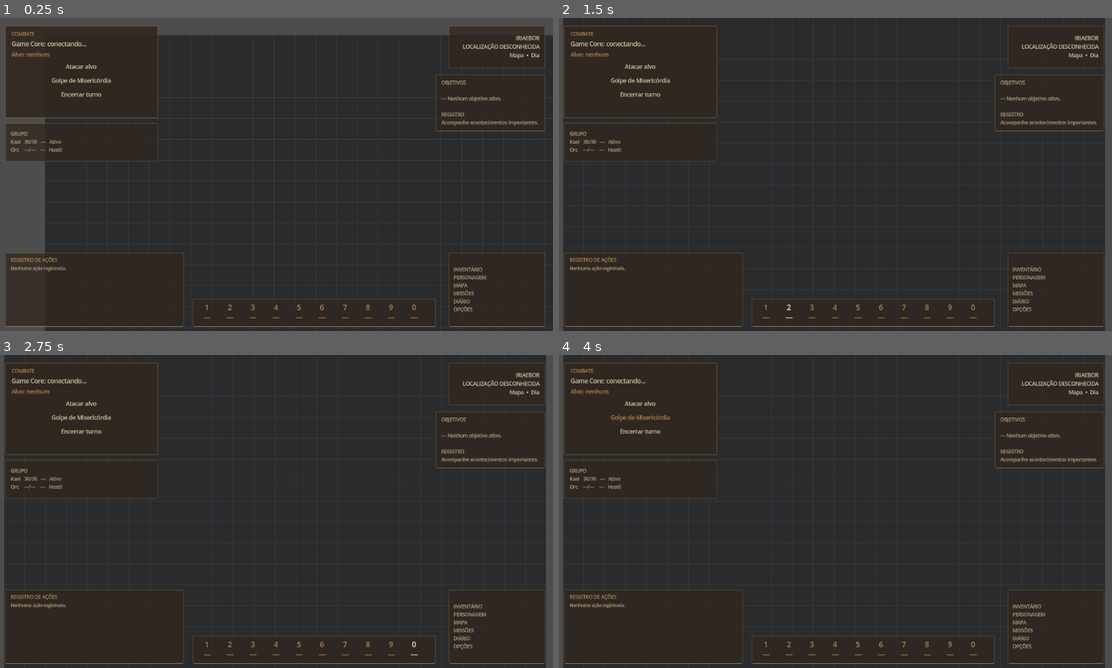
Above: before the commit, frames 1-4 (two rows, left to right).
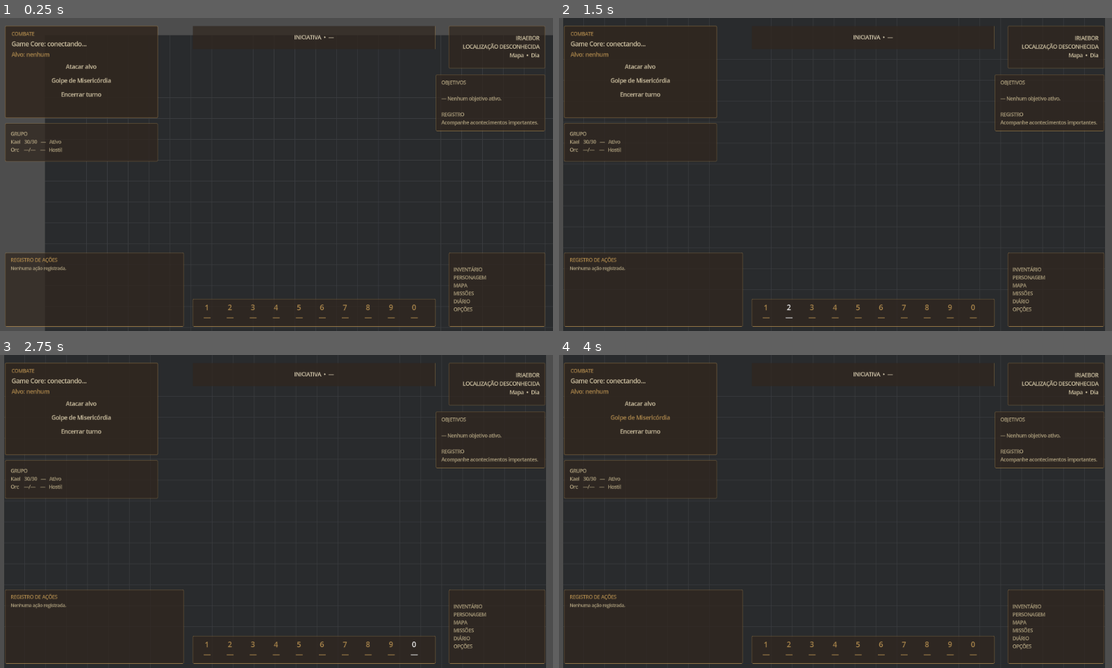
Above: after the commit, the same moments.

Repository: wchichura-maker/dnd
Game: Godot game, scene res://scenes/Main.tscn
Same seed, same stepped clock (60 frames per second), same inputs: the game is played once before the commit and once after it.
Inputs:
- Up to frame 1 (0.25 s): no input
- Up to frame 2 (1.5 s): click "1 —" at 0.5 s; click "2 —" at 1.25 s
- Up to frame 3 (2.75 s): click "0 —" at 2 s
- Up to frame 4 (4 s): click "Atacar alvo" at 2.75 s; click "Golpe de Misericórdia" at 3.5 s

The runs differ from the first frame. In frame 1, 1.3% of the frame differs, in the area x 34-79%, y 2-10%; in frame 2, less than 0.1%; in frame 3, less than 0.1%; in frame 4, less than 0.1%.

Commit message:
feat(godot): integrar combate visual, grupo e hotbar

Diff:
--- a/godot/scripts/Main.gd
+++ b/godot/scripts/Main.gd
@@ -13,6 +13,17 @@
 var latest_state: Dictionary = {}
 var latest_action_log: Array = []
 var death_screen_shown: bool = false
+var initiative_panel: PanelContainer
+var initiative_label: Label
+
+const PAPER_LIGHT := Color("e1d5b8")
+const PAPER_BURNED := Color("d6c9a8")
+const PAPER_SHADOW := Color("b5a383")
+const WOOD_DARK := Color("30261e")
+const GOLD := Color("b08a4d")
+const SUCCESS := Color("65704d")
+const FAILURE := Color("93483d")
+const MAGIC := Color("526878")
 
 func _ready() -> void:
 	adapter = GameEntityAdapter.new()
@@ -31,11 +42,54 @@
 	$CombatHUD/Panel/Margin/VBox/EndTurn.pressed.connect(_on_end_turn)
 	$DeathOverlay/Center/VBox/Spectator.pressed.connect(_on_spectator)
 	$DeathOverlay/Center/VBox/NewCharacter.pressed.connect(_on_new_character)
+	_setup_initiative_panel()
+	_setup_hotbar()
 	$DeathOverlay.visible = false
-	_set_debug_status("Game Core: conectando...\nClique esquerdo: mover / selecionar alvo\nClique direito: selecionar alvo")
+	_set_debug_status("Game Core: conectando...")
 	game_core.request_state()
 
+func _setup_initiative_panel() -> void:
+	initiative_panel = PanelContainer.new()
+	initiative_panel.name = "InitiativePanel"
+	initiative_panel.position = Vector2(450, 18)
+	initiative_panel.size = Vector2(560, 54)
+	initiative_panel.mouse_filter = Control.MOUSE_FILTER_IGNORE
+	var style := StyleBoxFlat.new()
+	style.bg_color = Color(WOOD_DARK, 0.72)
+	style.border_width_left = 1
+	style.border_width_top = 1
+	style.border_width_right = 1
+	style.border_width_bottom = 1
+	style.border_color = Color(GOLD, 0.45)
+	initiative_panel.add_theme_stylebox_override("panel", style)
+	$CombatHUD.add_child(initiative_panel)
+	var margin := MarginContainer.new()
+	margin.add_theme_constant_override("margin_left", 12)
+	margin.add_theme_constant_override("margin_right", 12)
+	margin.add_theme_constant_override("margin_top", 7)
+	margin.add_theme_constant_override("margin_bottom", 7)
+	initiative_panel.add_child(margin)
+	initiative_label = Label.new()
+	initiative_label.add_theme_color_override("font_color", PAPER_LIGHT)
+	initiative_label.add_theme_font_size_override("font_size", 12)
+	initiative_label.horizontal_alignment = HORIZONTAL_ALIGNMENT_CENTER
+	initiative_label.vertical_alignment = VERTICAL_ALIGNMENT_CENTER
+	initiative_label.text = "INICIATIVA  •  —"
+	margin.add_child(initiative_label)
+
+func _setup_hotbar() -> void:
+	var slots := $CombatHUD/Hotbar/Margin/Slots
+	for child in slots.get_children():
+		if child is Button:
+			(child as Button).focus_mode = Control.FOCUS_NONE
+
 func _unhandled_input(event: InputEvent) -> void:
+	if event is InputEventKey and (event as InputEventKey).pressed and not (event as InputEventKey).echo:
+		var key := (event as InputEventKey).keycode
+		match key:
+			KEY_1: _on_attack()
+			KEY_2: _on_coup_de_grace()
+			KEY_0: _on_end_turn()
 	if event is InputEventMouseButton:
 		var mouse_event := event as InputEventMouseButton
 		if mouse_event.button_index == MOUSE_BUTTON_RIGHT and mouse_event.pressed:
@@ -174,12 +228,62 @@
 	var movement_budget := int(presentation.get("movementBudget", 0))
 	var hp := int(player_entity.get("hp", 0))
 	var max_hp := int(player_entity.get("maxHp", 0))
-	$CombatHUD/Panel/Margin/VBox/Status.text = "Modo: %s\nTurno: %s\nKael: HP %d/%d  Movimento %d" % [mode, active_name if not active_name.is_empty() else "—", hp, max_hp, movement_budget]
+	$CombatHUD/Panel/Margin/VBox/Header.text = "COMBATE" if mode == "COMBAT" else ("ENCONTRO" if mode == "ENCOUNTER" else "EXPLORAÇÃO")
+	$CombatHUD/Panel/Margin/VBox/Status.text = "Turno: %s\nKael  HP %d/%d  Movimento %d" % [active_name if not active_name.is_empty() else "—", hp, max_hp, movement_budget]
+	$CombatHUD/Panel/Margin/VBox/EndTurn.disabled = mode == "EXPLORATION" or active_id != PLAYER_ID
 	_update_attack_button()
 	_update_coup_de_grace_button()
-	$CombatHUD/Panel/Margin/VBox/EndTurn.disabled = mode == "EXPLORATION" or active_id != PLAYER_ID
 	_update_target_label()
+	_update_party_panel(state, active_id)
+	_update_initiative_panel(combat, state, mode)
+	_update_hotbar(mode, active_id)
 	_update_action_log()
+
+func _update_party_panel(state: Dictionary, active_id: String) -> void:
+	var label: Label = $CombatHUD/PartyPanel/Margin/Label
+	var lines: Array[String] = ["GRUPO"]
+	for entity_variant in state.get("entities", []) as Array:
+		if not entity_variant is Dictionary: continue
+		var entity := entity_variant as Dictionary
+		if str(entity.get("type", "NPC")) != "PLAYER": continue
+		var entity_id := str(entity.get("id", ""))
+		var name := str(entity.get("name", entity_id))
+		var hp := int(entity.get("hp", 0))
+		var max_hp := int(entity.get("maxHp", 0))
+		var marker := "ATIVO" if entity_id == active_id else ""
+		lines.append("%s   %d/%d   %s" % [name, hp, max_hp, marker])
+	if lines.size() == 1: lines.append("Nenhum membro visível.")
+	label.text = "\n".join(lines)
+
+func _update_initiative_panel(combat: Dictionary, state: Dictionary, mode: String) -> void:
+	if initiative_panel == null: return
+	initiative_panel.visible = mode == "INITIATIVE" or mode == "COMBAT"
+	if not initiative_panel.visible: return
+	var order := combat.get("turnOrder", []) as Array
+	var current_index := int(combat.get("currentTurnIndex", 0))
+	var parts: Array[String] = []
+	for index in range(order.size()):
+		var id := str(order[index])
+		var name := id
+		for entity_variant in state.get("entities", []) as Array:
+			if entity_variant is Dictionary and str((entity_variant as Dictionary).get("id", "")) == id:
+				name = str((entity_variant as Dictionary).get("name", id))
+				break
+			parts.append(("> " if index == current_index else "") + name)
+	initiative_label.text = "INICIATIVA  •  " + "  |  ".join(parts)
+
+func _update_hotbar(mode: String, active_id: String) -> void:
+	var slots := $CombatHUD/Hotbar/Margin/Slots
+	var can_act := mode == "COMBAT" and active_id == PLAYER_ID
+	var attack_slot: Button = slots.get_node("Slot1")
+	var coup_slot: Button = slots.get_node("Slot2")
+	var end_slot: Button = slots.get_node("Slot10")
+	attack_slot.text = "1\nATAQUE"
+	coup_slot.text = "2\nCOUP"
+	end_slot.text = "0\nFIM"
+	attack_slot.disabled = not can_act or selected_target_id.is_empty()
+	coup_slot.disabled = not can_act or not _is_selected_target_helpless()
+	end_slot.disabled = not can_act
 
 func _update_attack_button() -> void:
 	var combat := latest_state.get("combat", {}) as Dictionary
@@ -191,7 +295,7 @@
 func _update_action_log() -> void:
 	var label: Label = $CombatHUD/ActionLogPanel/Margin/VBox/ActionLog
 	var lines: Array[String] = []
-	var start_index := maxi(0, latest_action_log.size() - 6)
+	var start_index := maxi(0, latest_action_log.size() - 5)
 	for index in range(start_index, latest_action_log.size()):
 		var entry_variant: Variant = latest_action_log[index]
 		if not entry_variant is Dictionary: continue
@@ -206,22 +310,20 @@
 			var data := data_variant as Dictionary
 			if data.has("attack"):
 				var attack := data.get("attack", {}) as Dictionary
-				detail_lines.append("d20=%s + %s = %s | %s | dano=%s" % [str(attack.get("roll", "?")), str …(207 unchanged characters)…
+				detail_lines.append("d20 %s + %s = %s | %s | D %s" % [str(attack.get("roll", "?")), str …(207 unchanged characters)…
 			if data.has("opportunityAttacks") and data.get("opportunityAttacks") is Array:
 				for a_variant in data.get("opportunityAttacks", []) as Array:
 					if a_variant is Dictionary:
 						var a := a_variant as Dictionary
-						detail_lines.append("AO d20=%s + %s = %s | %s | dano=%s | HP %s→%s" % [str(a.get("roll", "?")), str(a.get("attackBonus", "?")), str(a.get("total", "?")), "CRÍTICO" if bool(a.get("critical", false)) else ("ACERTO" if bool(a.get("hit", false)) else "ERRO"), str(a.get("damage", 0)), str(a.get("hpBefore", "?")), str(a.get("hpAfter", "?"))])
-			if data.has("fortitudeRoll"):
-				detail_lines.append("Fortitude d20=%s" % str(data.get("fortitudeRoll", "?")))
+						detail_lines.append("AO d20 %s + %s = %s | D %s" % [str(a.get("roll", "?")), str(a.get("attackBonus", "?")), str(a.get("total", "?")), str(a.get("damage", 0))])
+			if data.has("fortitudeRoll"): detail_lines.append("Fortitude d20 %s" % str(data.get("fortitudeRoll", "?")))
 		var log_messages_variant: Variant = entry.get("logMessages", [])
 		if log_messages_variant is Array:
 			for log_message in log_messages_variant as Array:
 				var text := str(log_message)
-				if text.contains("teste de estabilização") or text.contains("ESTABILIZADO") or text.contains("falhou"):
-					detail_lines.append(text)
-		lines.append("[%s] %s %s\n%s%s" % ["OK" if success else "ERRO", source, action_type, message, ("\n" + "\n".join(detail_lines)) if not detail_lines.is_empty() else ""])
-	label.text = "REGISTRO DE AÇÕES\n" + ("\n".join(lines) if not lines.is_empty() else "Nenhuma ação registrada.")
+				if text.contains("teste de estabilização") or text.contains("ESTABILIZADO") or text.contains("falhou"): detail_lines.append(text)
+		lines.append("%s %s\n%s%s" % ["OK" if success else "ERRO", action_type, message, ("\n" + "\n".join(detail_lines)) if not detail_lines.is_empty() else ""])
+	label.text = ("\n".join(lines) if not lines.is_empty() else "Nenhuma ação registrada.")
 
 func _is_selected_target_helpless() -> bool:
 	if selected_target_id.is_empty(): return false
